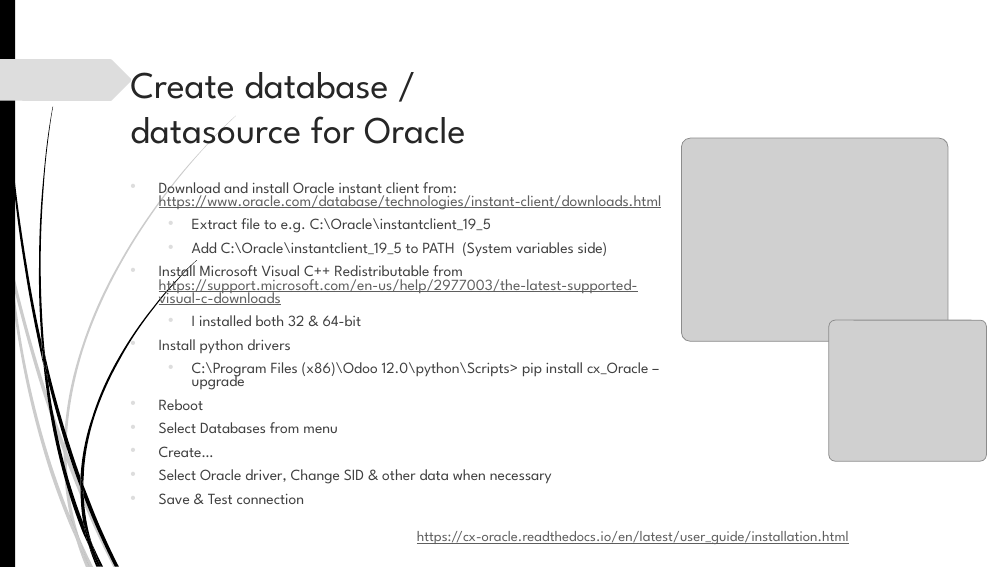
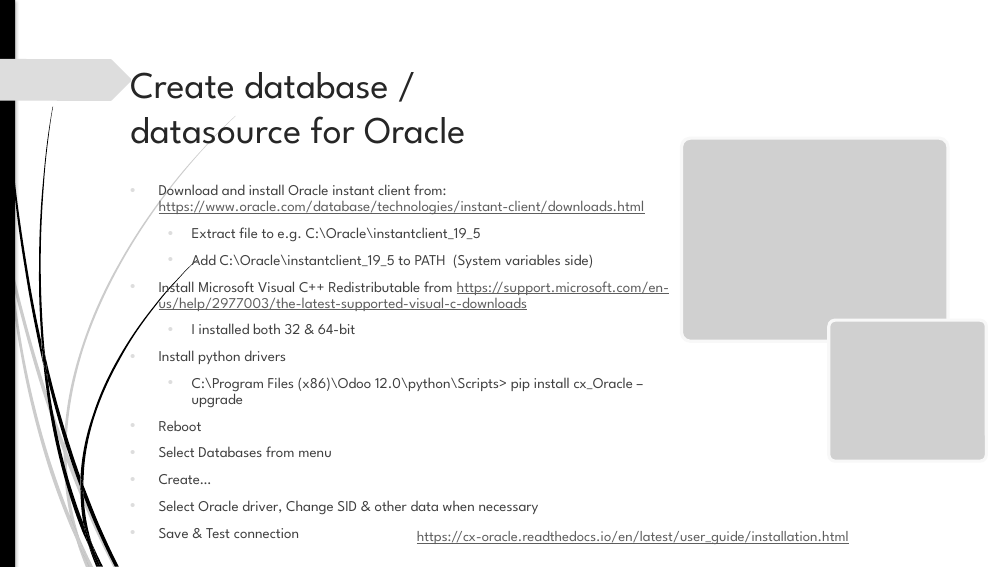
Before and after one commit to akarki58/rocker_app, a slide deck: slide 16 of rocker_app/static/description/Rocker_install.pptx (slide 12 before the commit). Drawn at 1008x567 pixels with LibreOffice and Linux fonts; fonts in the diff are those of the drawing; grey boxes stand for pictures; background and template pictures are left out. Boxes give left, top, right and bottom in pixels: in the first picture for what was removed or moved away, otherwise in the second. Text is boxed around its words. In the diff, an @@ line names an element or a change of style, - is before the commit and + after.

```diff
--- a/rocker_app/static/description/Rocker_install.pptx
+++ b/rocker_app/static/description/Rocker_install.pptx
@@ rectangle at [0, 0, 15, 567]: shadow on @@
@@ outline redrawn in 10 elements at [11, 261, 64, 453], [67, 451, 117, 567], [8, 265, 76, 540], [64, 453, 79, 538], [64, 116, 236, 451], [2, 0, 43, 364], [39, 107, 53, 357], [80, 260, 197, 485], [80, 477, 83, 496], [0, 59, 132, 101] @@
@@ text "Download and install Oracle instant ..." at [159, 180, 669, 538]: size 14.8 to 14.2 pt; line spacing 0.7 to 0.9 @@
```
Also in this commit, not shown: 11 other slides changed, 4 slides added, 8 other files.
